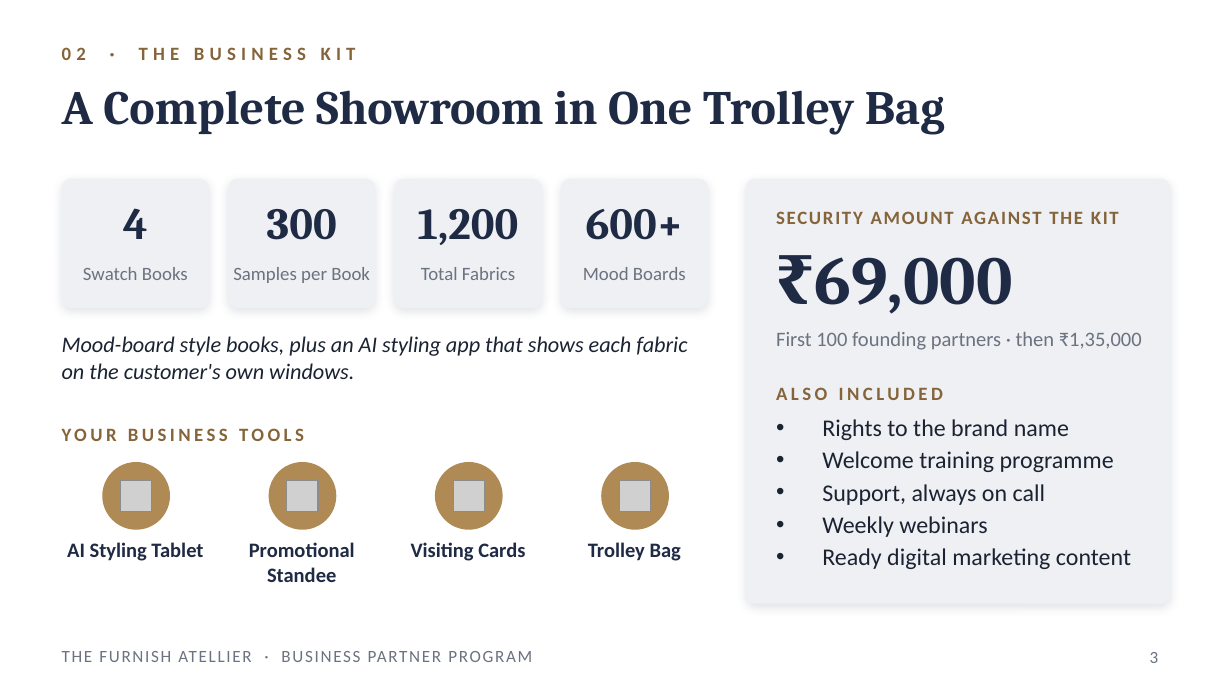
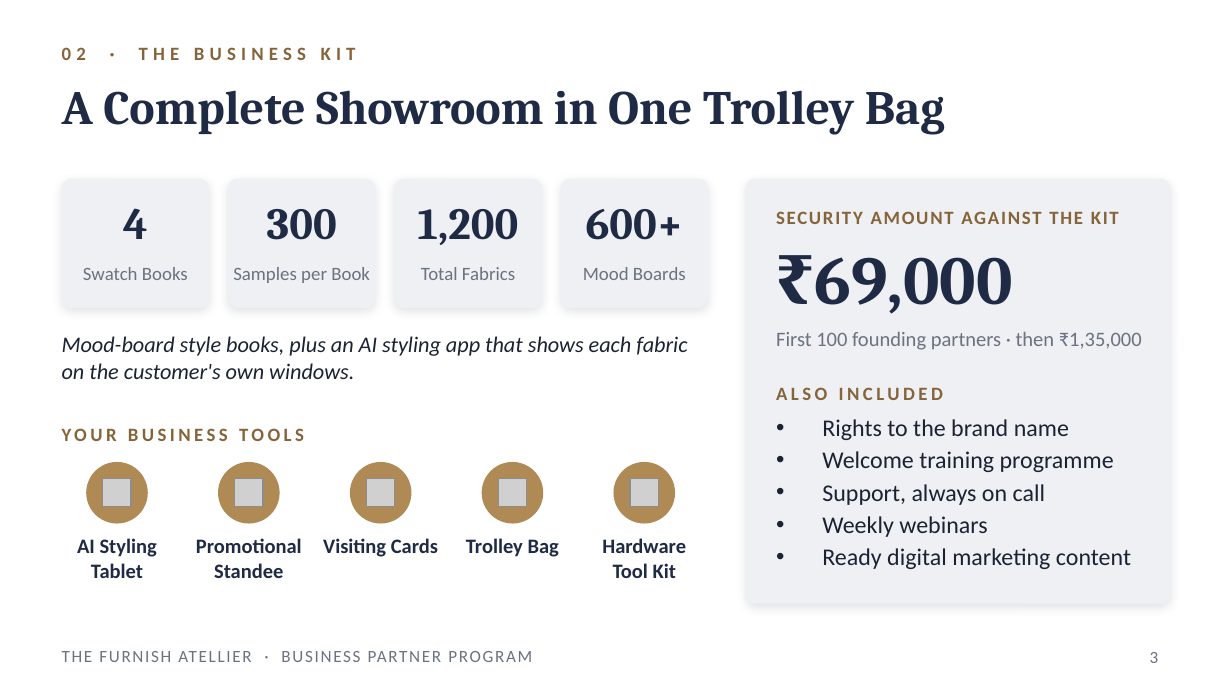
Before and after one commit to adybuildcon-a11y/adybuildcon, a slide deck: slide 3 of partner-deck/The_Furnish_Atellier_Partner_Program.pptx. Drawn at 1232x693 pixels with LibreOffice and Linux fonts; fonts in the diff are those of the drawing; grey boxes stand for pictures. Boxes give left, top, right and bottom in pixels: in the first picture for what was removed or moved away, otherwise in the second. Text is boxed around its words. In the diff, an @@ line names an element or a change of style, - is before the commit and + after.

```diff
--- a/partner-deck/The_Furnish_Atellier_Partner_Program.pptx
+++ b/partner-deck/The_Furnish_Atellier_Partner_Program.pptx
@@ ellipse: place and size @@
-ellipse at <box>102,462,170,530</box>
+ellipse at <box>86,462,148,524</box>
@@ picture: place and size @@
-picture at <box>121,480,152,511</box>
+picture at <box>102,478,131,506</box>
@@ ellipse: place and size @@
-ellipse at <box>269,462,336,530</box>
+ellipse at <box>218,462,280,524</box>
@@ picture: place and size @@
-picture at <box>287,480,318,511</box>
+picture at <box>235,478,264,506</box>
@@ ellipse: place and size @@
-ellipse at <box>435,462,503,530</box>
+ellipse at <box>350,462,411,524</box>
@@ picture: place and size @@
-picture at <box>453,480,484,511</box>
+picture at <box>367,478,395,506</box>
@@ ellipse: place and size @@
-ellipse at <box>601,462,669,530</box>
+ellipse at <box>482,462,543,524</box>
@@ picture: place and size @@
-picture at <box>620,480,650,511</box>
+picture at <box>498,478,526,506</box>
@@ ellipse added at <box>614,462,675,524</box>, fill #B08A55 @@
@@ picture added at <box>631,478,659,506</box> @@
@@ text "AI Styling Tablet" rewrapped from <box>67,542,203,561</box> to <box>77,538,157,578</box> @@
@@ text "Promotional Standee": place and size @@
-text "Promotional Standee" at <box>249,542,355,582</box>
+text "Promotional Standee" at <box>196,538,302,578</box>
@@ text "Visiting Cards": place and size @@
-text "Visiting Cards" at <box>411,542,525,561</box>
+text "Visiting Cards" at <box>323,538,438,557</box>
@@ text "Trolley Bag": place and size @@
-text "Trolley Bag" at <box>588,542,681,561</box>
+text "Trolley Bag" at <box>466,538,559,557</box>
@@ text added at <box>602,538,686,578</box>, 12 pt, text #1F2A44, bold @@
+Hardware Tool Kit
```
Also in this commit, not shown: 2 other slides changed, 2 slides added, 2 other files.
